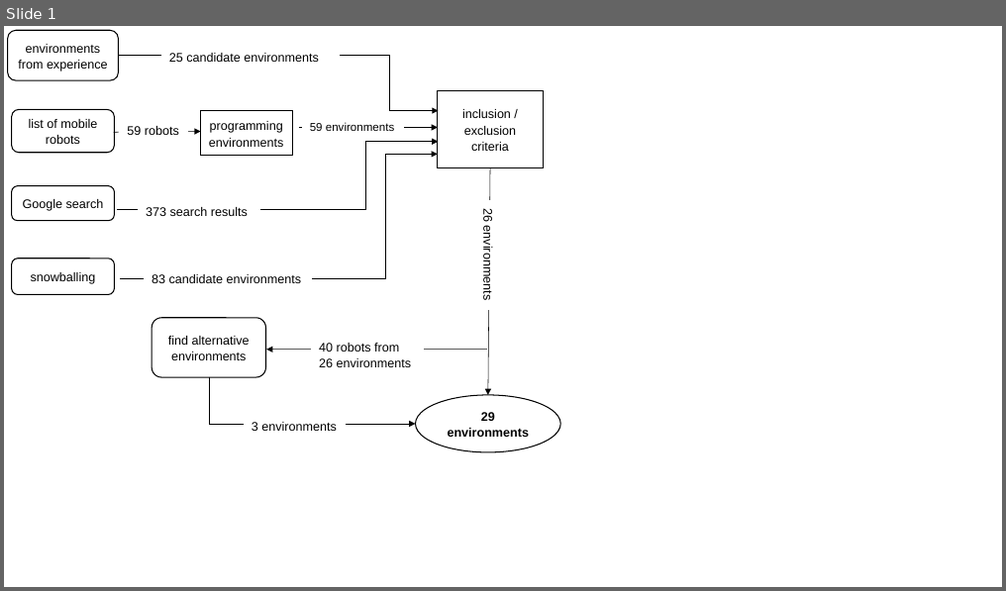
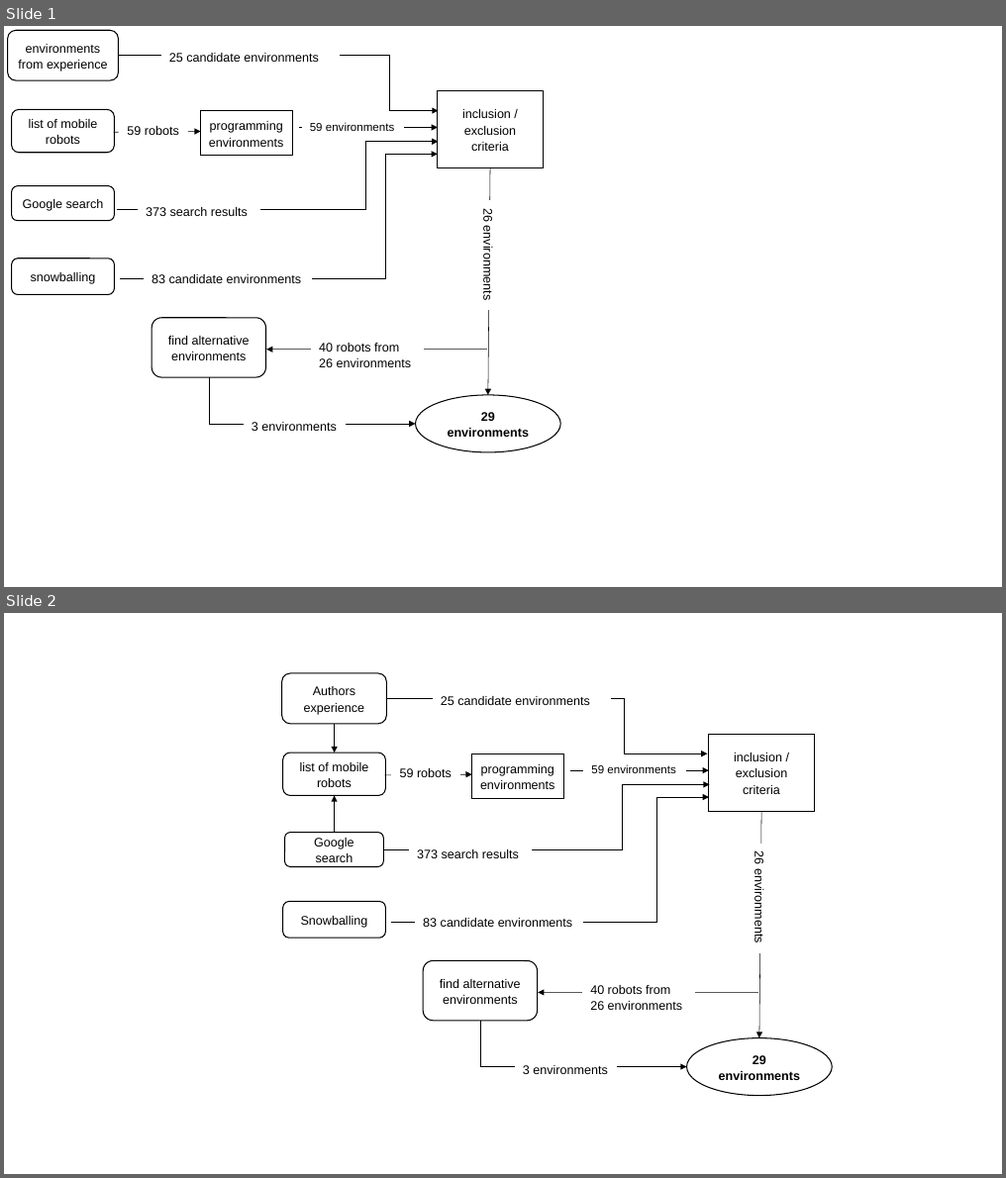
Before and after one commit to PatrizioPelliccione/Specification-of-robotic-missions-Tools-and-challenges, a slide deck: fig/selection9.pptx. Shown one above the other, each under a label of ours: slide 1 before the commit, slides 1 and 2 after it. The pictures are 1006x591 and 1006x1178 pixels, drawn with LibreOffice and Linux fonts; fonts in the diff are those of the drawing. Boxes give left, top, right and bottom in pixels: in the first picture for what was removed or moved away, otherwise in the second. Text is boxed around its words. In the diff, an @@ line names an element or a change of style, - is before the commit and + after.

```diff
--- a/fig/selection9.pptx
+++ b/fig/selection9.pptx
@@ slide 2 added at (4,613,1002,1174), background #FFFFFF @@
@@ rounded rectangle added at (282,673,386,724), fill #FFFFFF, outline #000000 1 pt, 12 pt, text #000000 @@
+Authors experience
@@ elbow arrow added from (386, 698) to (708, 754), #000000 0.5 pt @@
@@ rectangle added at (433,688,611,711), fill #FFFFFF, outline #FFFFFF 1 pt, 12 pt, text #000000 @@
+25 candidate environments
@@ elbow arrow added from (334, 724) to (334, 753), #000000 0.5 pt @@
@@ rounded rectangle added at (283,753,386,796), fill #FFFFFF, outline #000000 1 pt, 12 pt, text #000000 @@
+list of mobile robots
@@ rectangle added at (472,755,564,799), fill #FFFFFF, outline #000000 1 pt, 12 pt, text #000000 @@
+programming environments
@@ rectangle added at (584,759,685,773), fill #FFFFFF, outline #FFFFFF 1 pt, 11 pt, text #000000 @@
+59 environments
@@ rectangle added at (709,734,815,811), fill #FFFFFF, outline #000000 1 pt, 12 pt, text #000000 @@
+inclusion / exclusion criteria
@@ elbow arrow added from (383, 850) to (710, 784), #000000 0.5 pt @@
@@ arrow added from (385, 775) to (472, 774), #000000 0.5 pt @@
@@ rectangle added at (392,761,460,787), fill #FFFFFF, outline #FFFFFF 1 pt, 12 pt, text #000000 @@
+59 robots
@@ arrow added from (570, 771) to (709, 771), #000000 0.5 pt @@
@@ elbow arrow added from (334, 833) to (334, 796), #000000 0.5 pt @@
@@ elbow arrow added from (392, 922) to (709, 797), #000000 0.5 pt @@
@@ arrow added from (761, 811) to (759, 1039), #000000 0.5 pt @@
@@ rounded rectangle added at (285,833,383,866), fill #FFFFFF, outline #000000 1 pt, 12 pt, text #000000 @@
+Google search
@@ rectangle added at (410,842,532,868), fill #FFFFFF, outline #FFFFFF 1 pt, 12 pt, text #000000 @@
+373 search results
@@ rectangle added at (742,844,772,954), fill #FFFFFF, outline #FFFFFF 1 pt, 12 pt, text #000000 @@
+26 environments
@@ rounded rectangle added at (283,902,386,939), fill #FFFFFF, outline #000000 1 pt, 12 pt, text #000000 @@
+Snowballing
@@ rectangle added at (416,910,583,947), fill #FFFFFF, outline #FFFFFF 1 pt, 12 pt, text #000000 @@
+83 candidate environments
@@ rounded rectangle added at (423,961,538,1021), fill #FFFFFF, outline #000000 1 pt, 12 pt, text #000000 @@
+find alternative environments
@@ arrow added from (758, 992) to (538, 992), #000000 0.5 pt @@
@@ rectangle added at (583,977,695,1004), fill #FFFFFF, outline #FFFFFF 1 pt, 12 pt, text #000000 @@
+40 robots from 26 environments
@@ elbow arrow added from (480, 1021) to (687, 1067), #000000 0.5 pt @@
@@ rectangle added at (515,1058,617,1084), fill #FFFFFF, outline #FFFFFF 1 pt, 12 pt, text #000000 @@
+3 environments
@@ ellipse added at (687,1039,832,1096), fill #FFFFFF, outline #000000 1 pt, 12 pt, text #000000, bold @@
+29 environments
```
Also in this commit, not shown: 1 other file.
